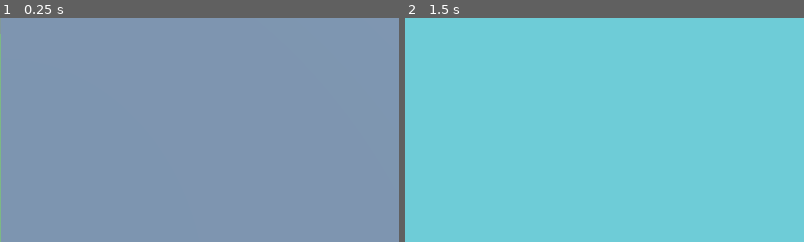
Above: before the commit, frames 1-2 (left to right).
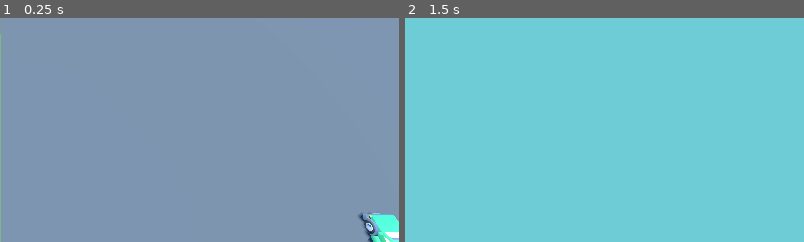
Above: after the commit, the same moments.

Repository: Olavsa/rl_godot_python
Game: Godot game, scene res://game/game_envs/parking_simulator_3d/rl_scene/rl_parking_game.tscn
The game is run twice, just before and just after one commit, with the same random seed, the same clock (stepped at 60 frames per second) and the same inputs.
Inputs:
- Up to frame 1 (0.25 s): no input
- Up to frame 2 (1.5 s): tap Enter (ui_accept) at 0.5, 0.6, 1.25 s; hold D (move_right) 0.53-1.28 s; tap Space (jump) at 0.77 s; hold Down (ui_down) from 1.28 s (still down); tap . (toggle_render) at 1.35 s
The pictures show only the part of the screen within x 50-100%, y 50-100%; the shares and areas given below are measured in that part.

The runs differ from the first frame. In frame 1, 1.0% of the frame differs, in the area x 89-100%, y 87-100%; in frame 2, nothing differs.

Commit message:
Add random car position and angle option
Add toggles for random parking position and angle for car resetting. This allows for learning a more general parking strategy.

Diff:
--- a/rl_godot/game/RL/parking_agent.gd
+++ b/rl_godot/game/RL/parking_agent.gd
@@ -3,6 +3,8 @@
 class_name ParkingAgent
 
 @export var player: PlayerCar = null # set playable character here
+@export var random_pos = false
+@export var random_rotation = false
 
 @onready var level: Node3D = $"../.."
 
@@ -20,8 +22,7 @@
 
 var is_parked = false
 var collided = false
-var init_dist_to_target = 1000.0
-var prev_progress = 0.0
+var prev_dist_to_target = 1000.0
 
 var observation: Dictionary = {
 	"speed": 0.0,
@@ -45,7 +46,7 @@
 }
 
 var truncated_counter = 0
-var max_seconds = 240 # seconds before truncating
+var max_seconds = 20 # seconds before truncating
 func _physics_process(_delta: float) -> void:
 	truncated_counter += 1
 	if truncated_counter >= 60 * max_seconds and not truncated:
@@ -89,6 +90,19 @@
 func reset():
 	ep_reward = 0.0
 	player.reset_car()
+	if random_pos:
+		var dist_x = 10 * randf()
+		var dist_z = 10 * randf()
+		dist_x = -dist_x if randf() < 0.5 else dist_x
+		dist_z = -dist_z if randf() < 0.5 else dist_z
+		#print(dist_x, ", ", dist_z)
+		player.global_position.x += dist_x
+		player.global_position.z += dist_z
+
+	if random_rotation:
+		var rotation = 2 * PI * randf()
+		player.rotate_y(rotation)
+		#print(rotation)
 
 	done = false
 	truncated = false
@@ -97,8 +111,7 @@
 
 	is_parked = false
 	collided = false
-	init_dist_to_target = player.get_distance_to_parking_spot()
-	prev_progress = 0.0
+	prev_dist_to_target = player.get_distance_to_parking_spot()
 
 	observation = init_observation.duplicate(true)
 	throttle = 0
@@ -121,6 +134,9 @@
 	var dist_to_target = player.get_distance_to_parking_spot()
 	var tmp_speed = player.get_speed()
 
+	var progress = prev_dist_to_target - dist_to_target
+	prev_dist_to_target = dist_to_target
+
 	if is_parked or truncated:
 		done = true
 
@@ -135,18 +151,12 @@
 
 	if collided:
 		collided = false
-		reward -= 0.1
+		reward -= 1
 		print("collided")
 
-	#if dist_to_target > 3 and abs(tmp_speed) < 0.5:
-	#	reward -= 0.1
-	var progress = (init_dist_to_target - dist_to_target) / init_dist_to_target
-	var progress_reward = 0.01 * clamp(progress, 0, 1)
-	if progress > prev_progress:
-		reward += progress_reward
-	else:
-		reward -= progress_reward
-
+	var progress_reward = clamp(progress, -1, 1)
+	#print(progress_reward)
+	reward += progress_reward
 
 	reward -= 0.001 # - reward for time to encourage finding the spot faster
 
--- a/rl_godot/game/game_envs/parking_simulator_3d/rl_scene/rl_parking_game.tscn
+++ b/rl_godot/game/game_envs/parking_simulator_3d/rl_scene/rl_parking_game.tscn
@@ -132,12 +132,14 @@
 target = NodePath("../hatchback_car")
 
 [node name="hatchback_car" parent="GameProcess/Level_2" node_paths=PackedStringArray("agent") instance=ExtResource("16_yc208")]
-transform = Transform3D(-0.0032987, 0, 0.999995, 0, 1, 0, -0.999995, 0, -0.0032987, -13.178, 0, -14.2276)
+transform = Transform3D(-0.00172788, 0, 0.999999, 0, 1, 0, -0.999999, 0, -0.00172788, 7.99248, 0, 9.55926)
 agent = NodePath("Agent")
 
-[node name="Agent" parent="GameProcess/Level_2/hatchback_car" node_paths=PackedStringArray("player") instance=ExtResource("5_v10nk")]
+[node name="Agent" parent="GameProcess/Level_2/hatchback_car" node_paths=PackedStringArray("player") groups=["AGENTS"] instance=ExtResource("5_v10nk")]
 script = ExtResource("6_bc10f")
 player = NodePath("..")
+random_pos = true
+random_rotation = true
 
 [node name="CameraPivot" type="Node3D" parent="GameProcess/Level_2/hatchback_car" node_paths=PackedStringArray("car")]
 script = ExtResource("17_kcsfe")
